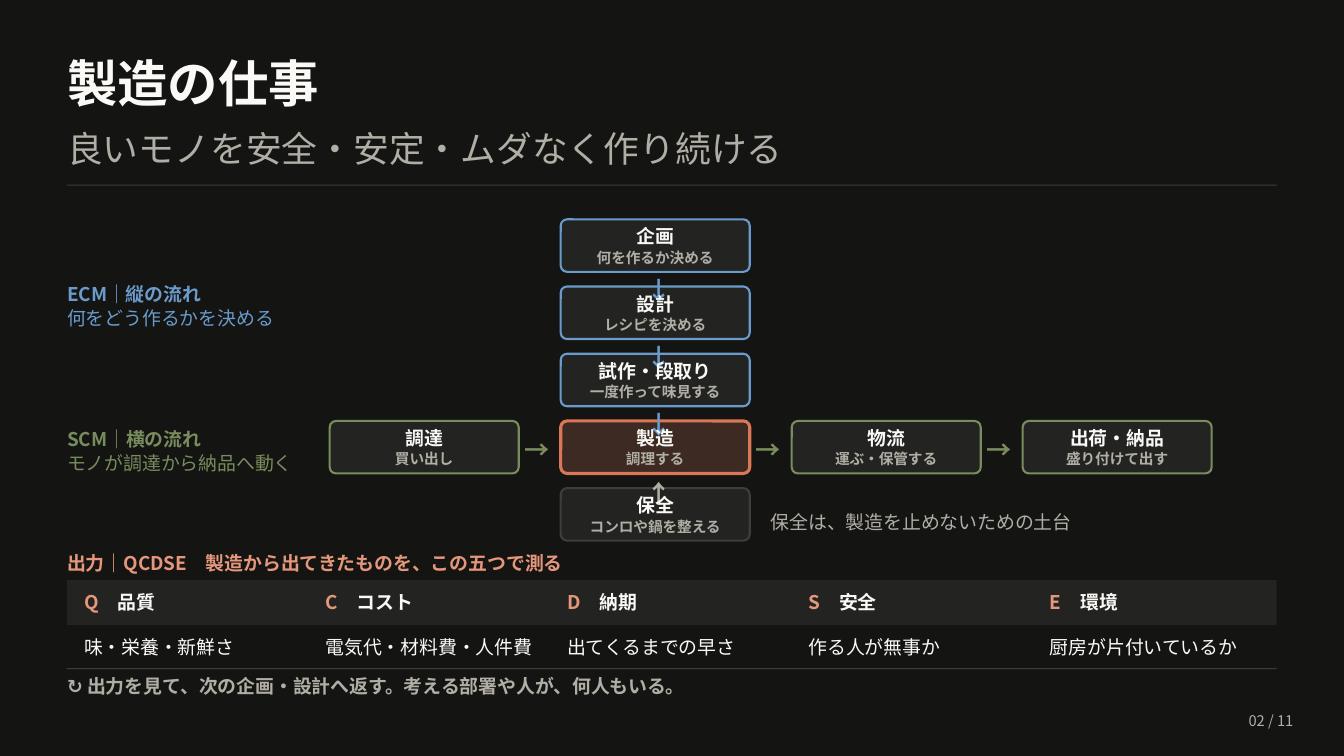
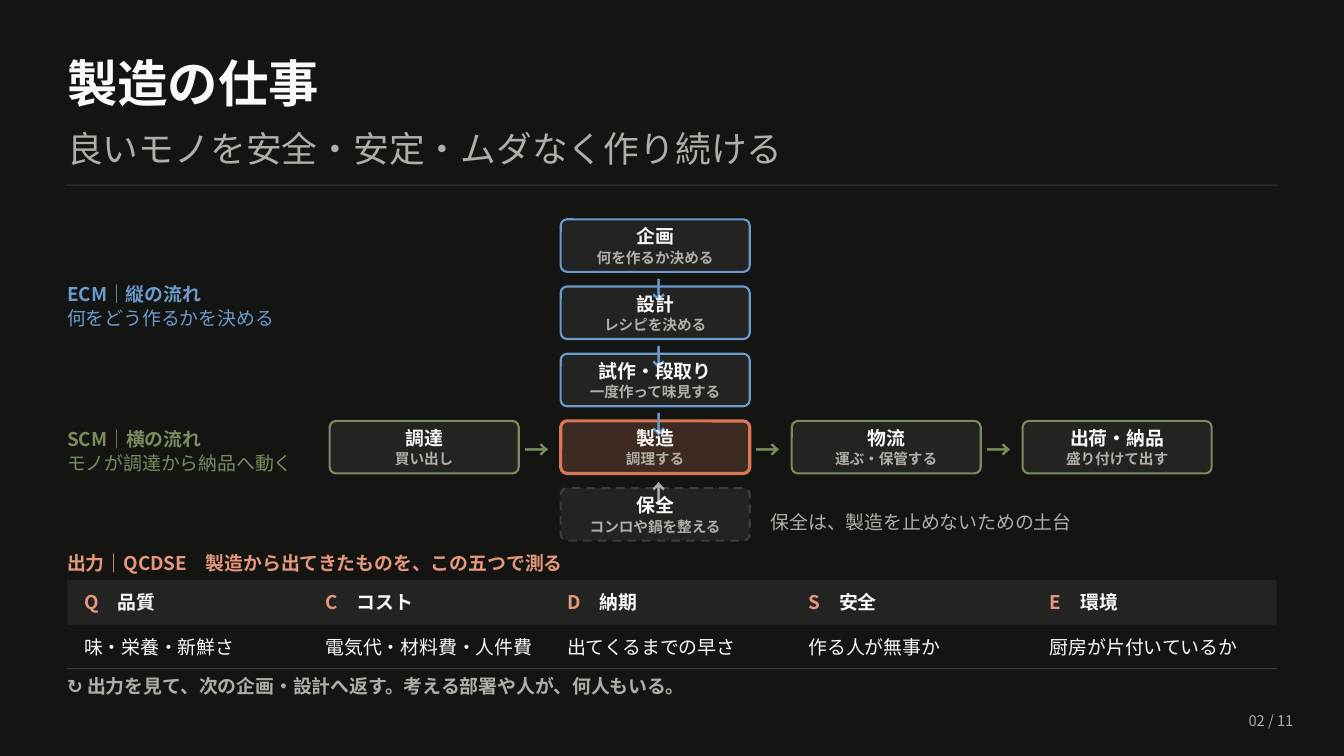
Before and after one commit to takased1030/seminar-slides, a slide deck: slide 2 of 20260825_human-digital-mfg/slides.pptx. Drawn at 1344x756 pixels with LibreOffice and Linux fonts; fonts in the diff are those of the drawing. Boxes give left, top, right and bottom in pixels: in the first picture for what was removed or moved away, otherwise in the second. Text is boxed around its words. In the diff, an @@ line names an element or a change of style, - is before the commit and + after.

```diff
--- a/20260825_human-digital-mfg/slides.pptx
+++ b/20260825_human-digital-mfg/slides.pptx
@@ rounded rectangle at (561,488,750,540): outline #3D3D3A 1.5 pt to #3D3D3A 1.5 pt dashed @@
```
Also in this commit, not shown: 5 other slides changed.
